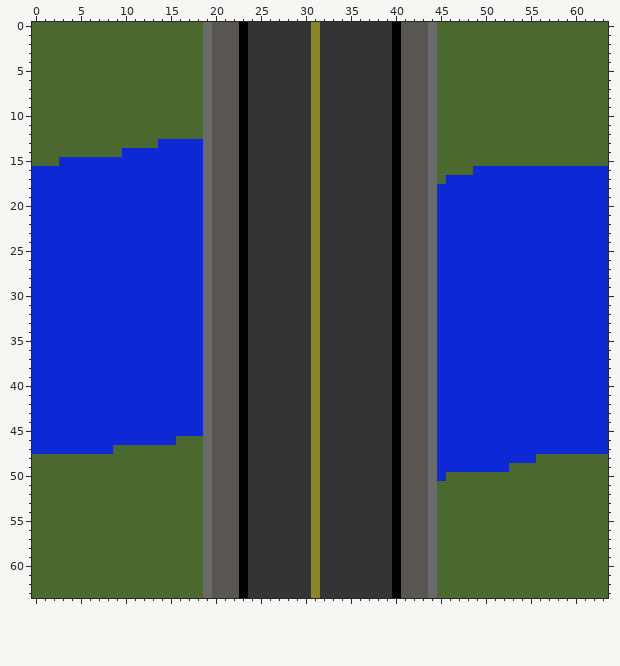
Pixel-art sprite, stored at Images/city_c51.png. Above is the file before it was changed.
The file is 64x64 pixels.
After the commit:
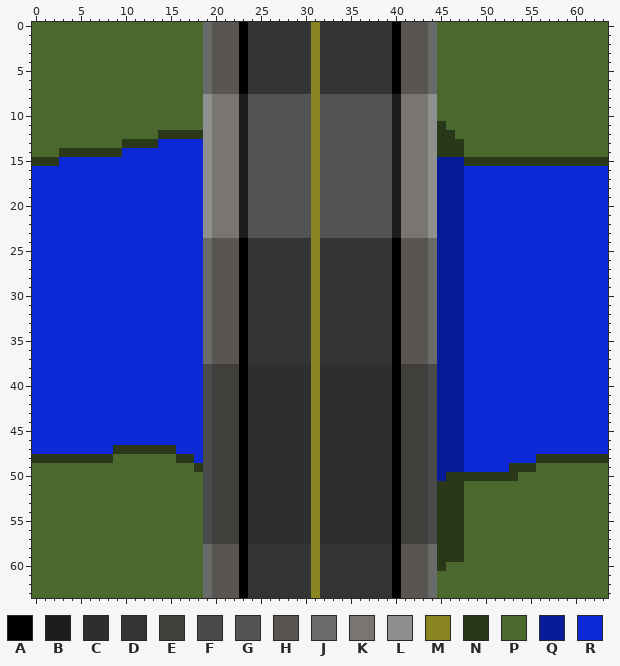
Palette (. is transparent): A #000000  B #1c1c1c  C #2e2e2e  D #343434  E #413f3c  F #494a4a  G #535353  H #595652  J #696a6a  K #797570  L #8e9090  M #8a8622  N #283819  P #4b692f  Q #071c99  R #0c29d5
From old to new:
Changed rows in their new state; - is an unchanged pixel.
first column x 0:
 8 -------------------LKKKBGGGGGGG-GGGGGGGGBKKKL-------------------
 9 -------------------LKKKBGGGGGGG-GGGGGGGGBKKKL-------------------
10 -------------------LKKKBGGGGGGG-GGGGGGGGBKKKL-------------------
11 -------------------LKKKBGGGGGGG-GGGGGGGGBKKKLN------------------
12 --------------NNNNNLKKKBGGGGGGG-GGGGGGGGBKKKLNN-----------------
13 ----------NNNN-----LKKKBGGGGGGG-GGGGGGGGBKKKLNNN----------------
14 ---NNNNNNN---------LKKKBGGGGGGG-GGGGGGGGBKKKLNNN----------------
15 NNN----------------LKKKBGGGGGGG-GGGGGGGGBKKKLQQQNNNNNNNNNNNNNNNN
16 -------------------LKKKBGGGGGGG-GGGGGGGGBKKKLQQQR---------------
17 -------------------LKKKBGGGGGGG-GGGGGGGGBKKKLQQQ----------------
18 -------------------LKKKBGGGGGGG-GGGGGGGGBKKKLQQQ----------------
19 -------------------LKKKBGGGGGGG-GGGGGGGGBKKKLQQQ----------------
20 -------------------LKKKBGGGGGGG-GGGGGGGGBKKKLQQQ----------------
21 -------------------LKKKBGGGGGGG-GGGGGGGGBKKKLQQQ----------------
22 -------------------LKKKBGGGGGGG-GGGGGGGGBKKKLQQQ----------------
23 -------------------LKKKBGGGGGGG-GGGGGGGGBKKKLQQQ----------------
24 ---------------------------------------------QQQ----------------
25 ---------------------------------------------QQQ----------------
26 ---------------------------------------------QQQ----------------
27 ---------------------------------------------QQQ----------------
28 ---------------------------------------------QQQ----------------
29 ---------------------------------------------QQQ----------------
30 ---------------------------------------------QQQ----------------
31 ---------------------------------------------QQQ----------------
32 ---------------------------------------------QQQ----------------
33 ---------------------------------------------QQQ----------------
34 ---------------------------------------------QQQ----------------
35 ---------------------------------------------QQQ----------------
36 ---------------------------------------------QQQ----------------
37 ---------------------------------------------QQQ----------------
38 -------------------FEEE-CCCCCCC-CCCCCCCC-EEEFQQQ----------------
39 -------------------FEEE-CCCCCCC-CCCCCCCC-EEEFQQQ----------------
40 -------------------FEEE-CCCCCCC-CCCCCCCC-EEEFQQQ----------------
41 -------------------FEEE-CCCCCCC-CCCCCCCC-EEEFQQQ----------------
42 -------------------FEEE-CCCCCCC-CCCCCCCC-EEEFQQQ----------------
43 -------------------FEEE-CCCCCCC-CCCCCCCC-EEEFQQQ----------------
44 -------------------FEEE-CCCCCCC-CCCCCCCC-EEEFQQQ----------------
45 -------------------FEEE-CCCCCCC-CCCCCCCC-EEEFQQQ----------------
46 ----------------RRRFEEE-CCCCCCC-CCCCCCCC-EEEFQQQ----------------
47 ---------NNNNNNNRRRFEEE-CCCCCCC-CCCCCCCC-EEEFQQQ----------------
48 NNNNNNNNN-------NNRFEEE-CCCCCCC-CCCCCCCC-EEEFQQQ--------NNNNNNNN
49 ------------------NFEEE-CCCCCCC-CCCCCCCC-EEEFQQQ-----NNN--------
50 -------------------FEEE-CCCCCCC-CCCCCCCC-EEEFQNNNNNNNN----------
51 -------------------FEEE-CCCCCCC-CCCCCCCC-EEEFNNN----------------
52 -------------------FEEE-CCCCCCC-CCCCCCCC-EEEFNNN----------------
53 -------------------FEEE-CCCCCCC-CCCCCCCC-EEEFNNN----------------
54 -------------------FEEE-CCCCCCC-CCCCCCCC-EEEFNNN----------------
55 -------------------FEEE-CCCCCCC-CCCCCCCC-EEEFNNN----------------
56 -------------------FEEE-CCCCCCC-CCCCCCCC-EEEFNNN----------------
57 -------------------FEEE-CCCCCCC-CCCCCCCC-EEEFNNN----------------
58 ---------------------------------------------NNN----------------
59 ---------------------------------------------NNN----------------
60 ---------------------------------------------N------------------
